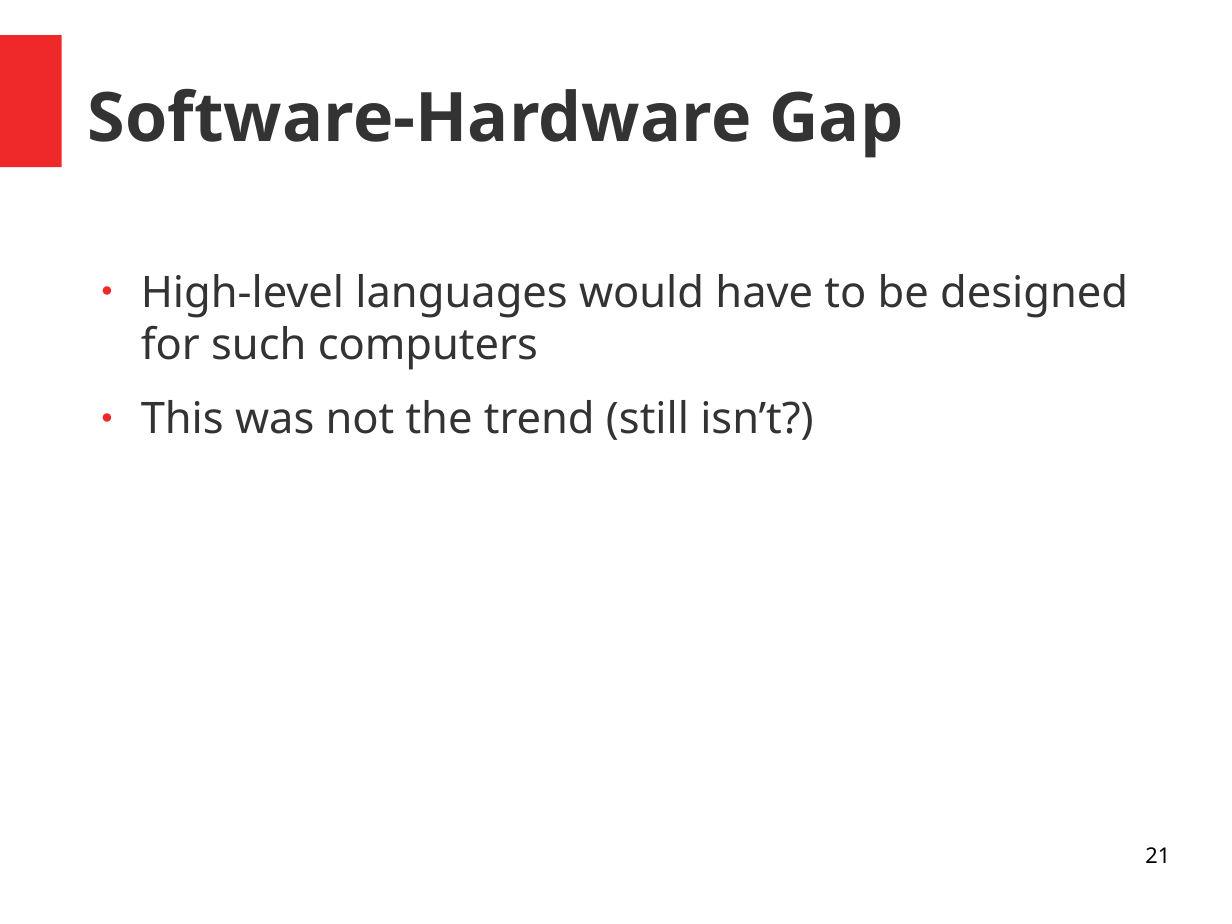
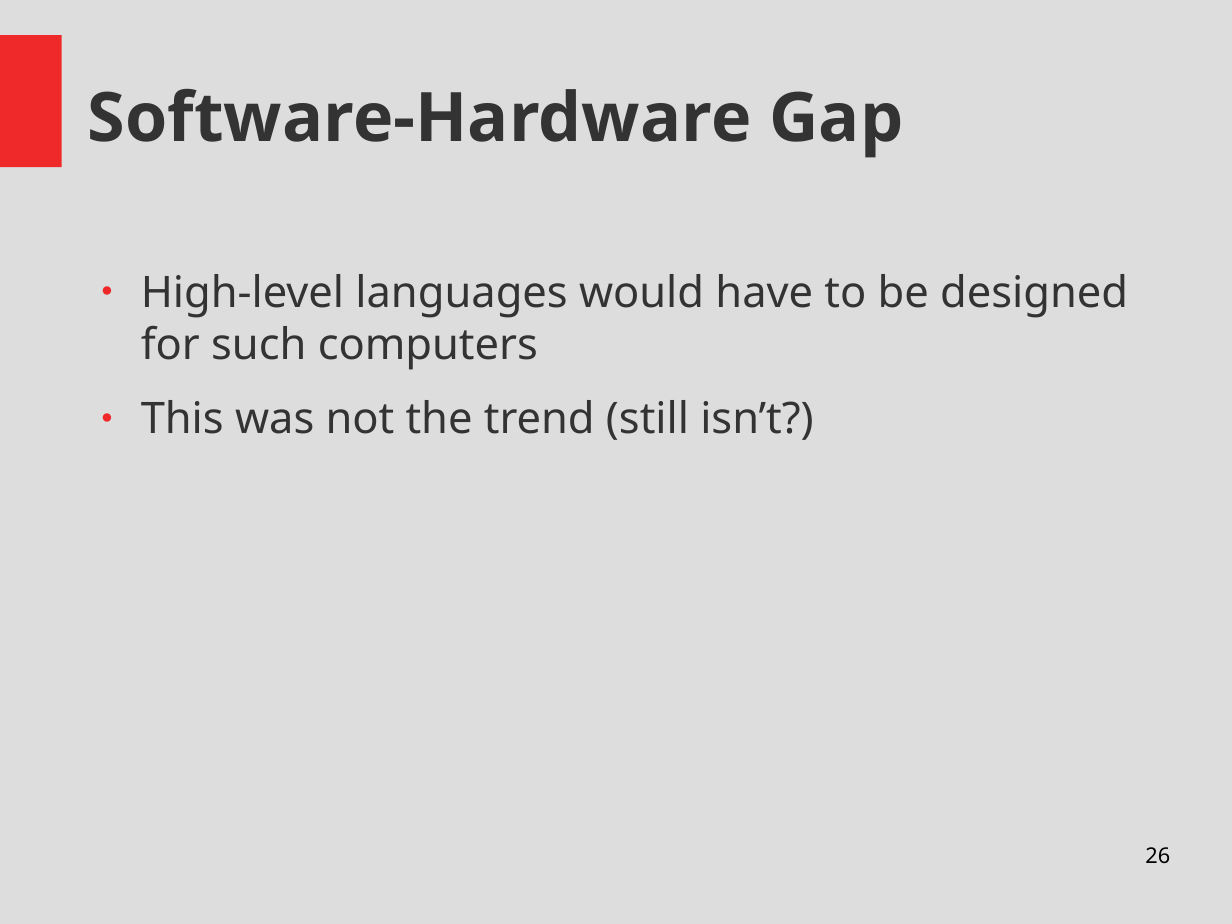
Before and after one commit to Thapep/PPS, a slide deck: slide 26 of inmemory/In Memory Processing Presentation.odp (slide 21 before the commit). Drawn at 1232x924 pixels with LibreOffice and Linux fonts; fonts in the diff are those of the drawing. Boxes give left, top, right and bottom in pixels: in the first picture for what was removed or moved away, otherwise in the second. Text is boxed around its words. In the diff, an @@ line names an element or a change of style, - is before the commit and + after.

```diff
--- a/inmemory/In Memory Processing Presentation.odp
+++ b/inmemory/In Memory Processing Presentation.odp
@@ background #FFFFFF to #DDDDDD @@
@@ page number at [1145,847,1170,864]: text changed @@
-21
+26
```
Also in this commit, not shown: 9 other slides changed, 5 slides added, 1 other file.
